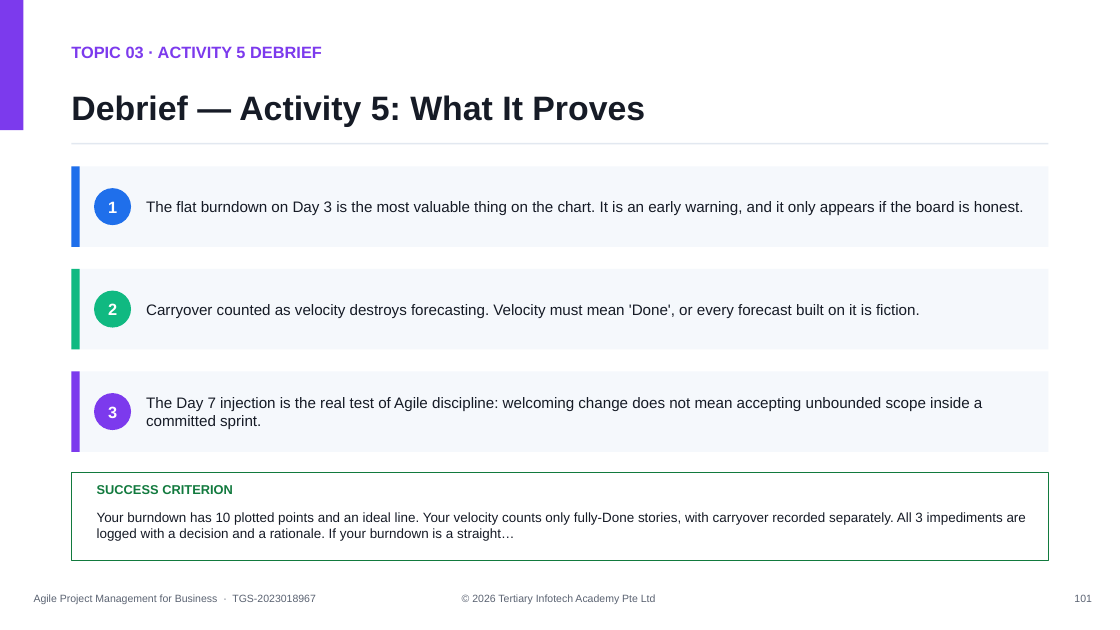
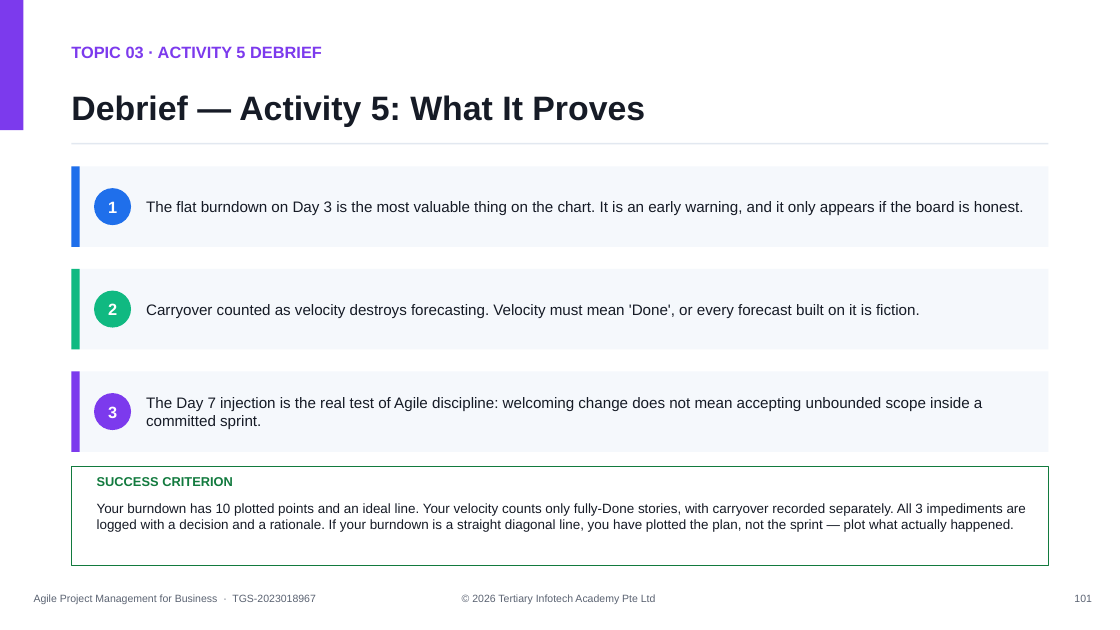
Before and after one commit to tertiarycourses/TGS-2023018967-Agile-Project-Management-for-Business, a slide deck: slide 101 of courseware/WSQ - Master Trainer Slides - Agile Project Management for Business - v9.0.pptx. Drawn at 1120x630 pixels with LibreOffice and Linux fonts; fonts in the diff are those of the drawing. Boxes give left, top, right and bottom in pixels: in the first picture for what was removed or moved away, otherwise in the second. Text is boxed around its words. In the diff, an @@ line names an element or a change of style, - is before the commit and + after.

```diff
--- a/courseware/WSQ - Master Trainer Slides - Agile Project Management for Business - v9.0.pptx
+++ b/courseware/WSQ - Master Trainer Slides - Agile Project Management for Business - v9.0.pptx
@@ rectangle resized from (x1=71, y1=472, x2=1049, y2=560) to (x1=71, y1=466, x2=1049, y2=565) @@
@@ text "SUCCESS CRITERION" moved from (x1=97, y1=485, x2=233, y2=494) to (x1=97, y1=477, x2=233, y2=486) @@
@@ text at (x1=97, y1=503, x2=1026, y2=532): text changed @@
-Your burndown has 10 plotted points and an ideal line. Your velocity counts only fully-Done stories, with carryover recorded separately. All 3 impediments are logged with a decision and a rationale. If your burndown is a straight…
+Your burndown has 10 plotted points and an ideal line. Your velocity counts only fully-Done stories, with carryover recorded separately. All 3 impediments are logged with a decision and a rationale. If your burndown is a straight diagonal line, you have plotted the plan, not the sprint — plot what actually happened.
```
Also in this commit, not shown: 27 other slides changed, 34 other files.
